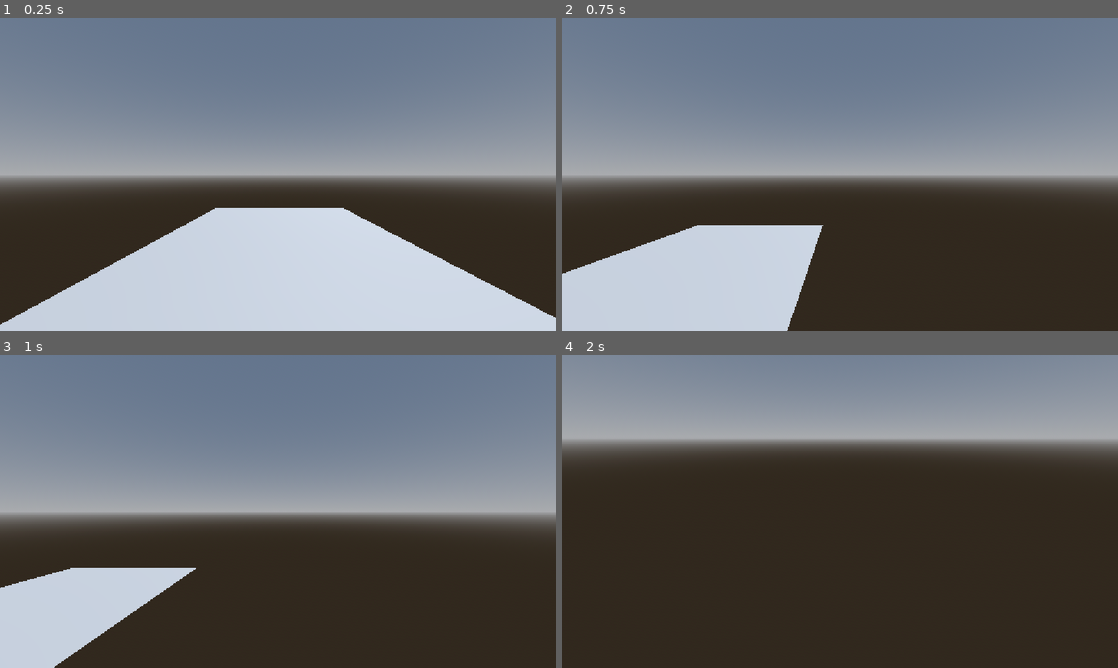
Above: before the commit, frames 1-4 (two rows, left to right).
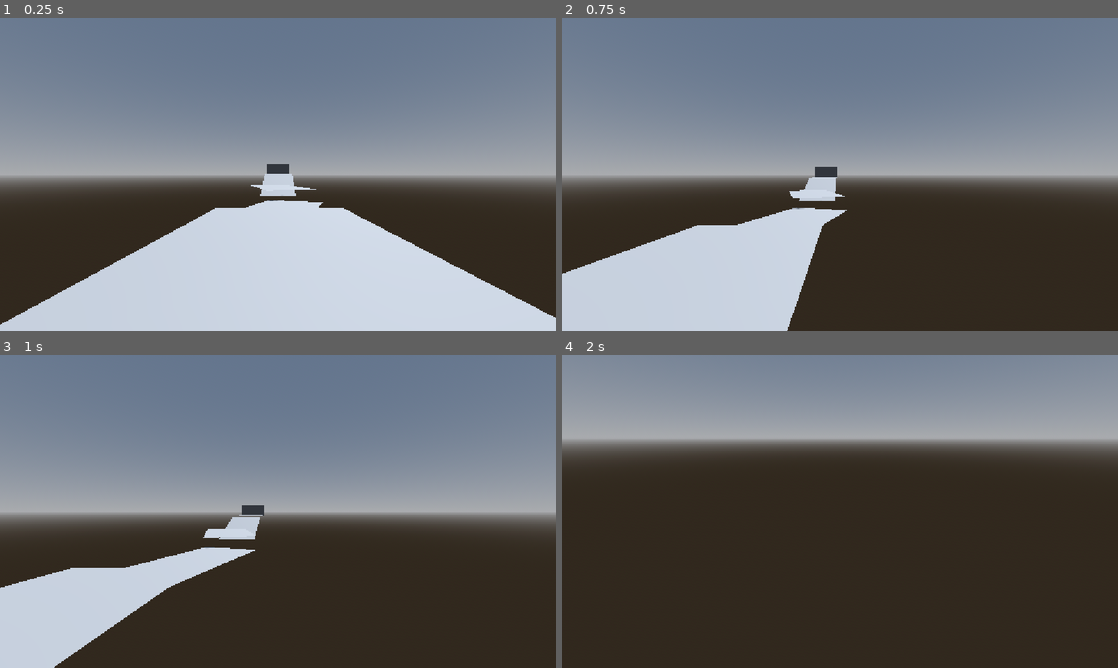
Above: after the commit, the same moments.

Repository: angrypig555/haven-game-2026
Game: Godot game, scene res://scenes/level1.tscn
Two runs of this game, one before a commit and one after it. Both use one fixed random seed, a clock stepped at 60 frames per second and the inputs below. This scene is started directly instead of the project's main scene.
Inputs (mouse positions are in pixels of both pictures, inside the frame that each line leads up to):
- Up to frame 1 (0.25 s): no input
- Up to frame 2 (0.75 s): tap Enter (ui_accept) at 0.5 s; move the mouse to (962, 158) at 0.52 s; hold D (right_strafe) from 0.53 s (still down); tap Shift (dash) at 0.6 s; click (962, 158) at 0.67 s
- Up to frame 3 (1 s): keep holding D (right_strafe); tap Enter (ui_accept) at 0.77 s
- Up to frame 4 (2 s): move the mouse to (812, 511) at 1.27 s; release D (right_strafe) at 1.28 s; hold W (forward) from 1.28 s (still down); tap Shift (dash) at 1.35 s; tap Enter (ui_accept) at 1.52 s

The runs differ from the first frame. In frame 1, 0.8% of the frame differs, in the area x 44-59%, y 46-61%; in frame 2, 1.3%; in frame 3, 1.5%, in the area x 22-48%, y 48-75%; in frame 4, nothing differs.

Commit message:
remove level 2

Diff:
--- a/haven-2026/scenes/level1.tscn
+++ b/haven-2026/scenes/level1.tscn
@@ -19,6 +19,11 @@
 [sub_resource type="ConcavePolygonShape3D" id="ConcavePolygonShape3D_ru4tf"]
 data = PackedVector3Array(1, 0, 1, -1, 0, 1, 1, 0, -1, -1, 0, 1, -1, 0, -1, 1, 0, -1)
 
+[sub_resource type="BoxMesh" id="BoxMesh_esvqh"]
+
+[sub_resource type="ConcavePolygonShape3D" id="ConcavePolygonShape3D_g2h75"]
+data = PackedVector3Array(-0.5, 0.5, 0.5, 0.5, 0.5, 0.5, -0.5, -0.5, 0.5, 0.5, 0.5, 0.5, 0.5, -0.5, 0.5, -0.5, -0.5, 0.5, 0.5, 0.5, -0.5, -0.5, 0.5, -0.5, 0.5, -0.5, -0.5, -0.5, 0.5, -0.5, -0.5, -0.5, -0.5, 0.5, -0.5, -0.5, 0.5, 0.5, 0.5, 0.5, 0.5, -0.5, 0.5, -0.5, 0.5, 0.5, 0.5, -0.5, 0.5, -0.5, -0.5, 0.5, -0.5, 0.5, -0.5, 0.5, -0.5, -0.5, 0.5, 0.5, -0.5, -0.5, -0.5, -0.5, 0.5, 0.5, -0.5, -0.5, 0.5, -0.5, -0.5, -0.5, 0.5, 0.5, 0.5, -0.5, 0.5, 0.5, 0.5, 0.5, -0.5, -0.5, 0.5, 0.5, -0.5, 0.5, -0.5, 0.5, 0.5, -0.5, -0.5, -0.5, 0.5, 0.5, -0.5, 0.5, -0.5, -0.5, -0.5, 0.5, -0.5, 0.5, 0.5, -0.5, -0.5, -0.5, -0.5, -0.5)
+
 [node name="Level1" type="Node3D" unique_id=695464244]
 
 [node name="WorldEnvironment" type="WorldEnvironment" parent="." unique_id=1157603750]
@@ -37,5 +42,50 @@
 [node name="CollisionShape3D" type="CollisionShape3D" parent="MeshInstance3D/StaticBody3D" unique_id=675510777]
 shape = SubResource("ConcavePolygonShape3D_ru4tf")
 
+[node name="MeshInstance3D2" type="MeshInstance3D" parent="." unique_id=417020113]
+transform = Transform3D(2.6849544, 0, -1.6309164, 0, 1, 0, 0.88747203, 0, 4.934168, 0, -1.1950533, -15.867606)
+mesh = SubResource("PlaneMesh_esvqh")
+
+[node name="StaticBody3D" type="StaticBody3D" parent="MeshInstance3D2" unique_id=1700770740]
+
+[node name="CollisionShape3D" type="CollisionShape3D" parent="MeshInstance3D2/StaticBody3D" unique_id=646132019]
+shape = SubResource("ConcavePolygonShape3D_ru4tf")
+
+[node name="MeshInstance3D3" type="MeshInstance3D" parent="." unique_id=1054325344]
+transform = Transform3D(2.70948, 0, 1.4876434, 0, 1, 0, -0.8095092, 0, 4.9792385, 0, -0.16623425, -26.821037)
+mesh = SubResource("PlaneMesh_esvqh")
+
+[node name="StaticBody3D" type="StaticBody3D" parent="MeshInstance3D3" unique_id=303244295]
+
+[node name="CollisionShape3D" type="CollisionShape3D" parent="MeshInstance3D3/StaticBody3D" unique_id=1205473414]
+shape = SubResource("ConcavePolygonShape3D_ru4tf")
+
+[node name="MeshInstance3D4" type="MeshInstance3D" parent="." unique_id=396049749]
+transform = Transform3D(2.8276718, 0, -0.053882003, -0.0095157735, 0.9458703, -1.6864785, 0.027733257, 0.3245449, 4.915159, 0, -0.16623425, -37.270523)
+mesh = SubResource("PlaneMesh_esvqh")
+
+[node name="StaticBody3D" type="StaticBody3D" parent="MeshInstance3D4" unique_id=179371278]
+
+[node name="CollisionShape3D" type="CollisionShape3D" parent="MeshInstance3D4/StaticBody3D" unique_id=1976181453]
+shape = SubResource("ConcavePolygonShape3D_ru4tf")
+
+[node name="MeshInstance3D5" type="MeshInstance3D" parent="." unique_id=1444355449]
+transform = Transform3D(2.8278239, 0, 0, 0, 1, 0, 0, 0, 5.1967206, 0, 1.6008937, -47.40208)
+mesh = SubResource("PlaneMesh_esvqh")
+
+[node name="StaticBody3D" type="StaticBody3D" parent="MeshInstance3D5" unique_id=869383180]
+
+[node name="CollisionShape3D" type="CollisionShape3D" parent="MeshInstance3D5/StaticBody3D" unique_id=1295339974]
+shape = SubResource("ConcavePolygonShape3D_ru4tf")
+
 [node name="CharacterBody3D" parent="." unique_id=1440422813 instance=ExtResource("1_g2h75")]
 transform = Transform3D(1, 0, 0, 0, 1, 0, 0, 0, 1, -0.06494886, 0.62103945, -0.0651387)
+
+[node name="MeshInstance3D6" type="MeshInstance3D" parent="." unique_id=934642685]
+transform = Transform3D(5.730708, 0, 0, 0, 2.690867, 0, 0, 0, 1, 0, 2.813955, -53.105373)
+mesh = SubResource("BoxMesh_esvqh")
+
+[node name="StaticBody3D" type="StaticBody3D" parent="MeshInstance3D6" unique_id=2042806723]
+
+[node name="CollisionShape3D" type="CollisionShape3D" parent="MeshInstance3D6/StaticBody3D" unique_id=2085041130]
+shape = SubResource("ConcavePolygonShape3D_g2h75")
--- a/haven-2026/scenes/level2.tscn
+++ /dev/null
@@ -1,56 +0,0 @@
-[gd_scene format=3 uid="uid://bguk8jjppadjm"]
-
-[ext_resource type="PackedScene" uid="uid://ceej0xbq7qsqx" path="res://scenes/player.tscn" id="1_if4l3"]
-[ext_resource type="Script" uid="uid://7hgx141oqa4l" path="res://scripts/oobhandler.gd" id="2_4038r"]
-
-[sub_resource type="ProceduralSkyMaterial" id="ProceduralSkyMaterial_if4l3"]
-sky_horizon_color = Color(0.66224277, 0.6717428, 0.6867428, 1)
-ground_horizon_color = Color(0.66224277, 0.6717428, 0.6867428, 1)
-
-[sub_resource type="Sky" id="Sky_4038r"]
-sky_material = SubResource("ProceduralSkyMaterial_if4l3")
-
-[sub_resource type="Environment" id="Environment_2k3dv"]
-background_mode = 2
-sky = SubResource("Sky_4038r")
-glow_enabled = true
-
-[sub_resource type="BoxShape3D" id="BoxShape3D_2k3dv"]
-
-[sub_resource type="BoxMesh" id="BoxMesh_alqfr"]
-
-[sub_resource type="ConcavePolygonShape3D" id="ConcavePolygonShape3D_yqkch"]
-data = PackedVector3Array(1, 0, 1, -1, 0, 1, 1, 0, -1, -1, 0, 1, -1, 0, -1, 1, 0, -1)
-
-[node name="Level2" type="Node3D" unique_id=1993443144]
-
-[node name="WorldEnvironment" type="WorldEnvironment" parent="." unique_id=1288898561]
-environment = SubResource("Environment_2k3dv")
-
-[node name="DirectionalLight3D" type="DirectionalLight3D" parent="." unique_id=1999054622]
-transform = Transform3D(-0.8660254, -0.43301278, 0.25, 0, 0.49999997, 0.86602545, -0.50000006, 0.75, -0.43301266, 0, 0, 0)
-shadow_enabled = true
-
-[node name="oobhandler" type="Node3D" parent="." unique_id=1227863838]
-script = ExtResource("2_4038r")
-
-[node name="Area3D" type="Area3D" parent="oobhandler" unique_id=197021946]
-
-[node name="CollisionShape3D" type="CollisionShape3D" parent="oobhandler/Area3D" unique_id=733256173]
-transform = Transform3D(51.843594, 0, 0, 0, 1, 0, 0, 0, 159.42442, 0, -5.292231, 0)
-shape = SubResource("BoxShape3D_2k3dv")
-
-[node name="MeshInstance3D" type="MeshInstance3D" parent="." unique_id=1910005082]
-transform = Transform3D(10.769037, 0, 0, 0, 0.09406763, 0, 0, 0, 31.040298, 0, -0.50518763, 0)
-mesh = SubResource("BoxMesh_alqfr")
-
-[node name="StaticBody3D" type="StaticBody3D" parent="MeshInstance3D" unique_id=511636541]
-transform = Transform3D(0.50486755, 0, 0, 0, 25.6, 0, 0, 0, 0.49983266, 0, 0, 1.4988282e-05)
-
-[node name="CollisionShape3D" type="CollisionShape3D" parent="MeshInstance3D/StaticBody3D" unique_id=1865698970]
-shape = SubResource("ConcavePolygonShape3D_yqkch")
-
-[node name="CharacterBody3D" parent="." unique_id=1440422813 instance=ExtResource("1_if4l3")]
-transform = Transform3D(1, 0, 0, 0, 1, 0, 0, 0, 1, 0, 0.6188748, 12.212)
-
-[connection signal="body_shape_entered" from="oobhandler/Area3D" to="oobhandler" method="_on_area_3d_body_shape_entered"]
